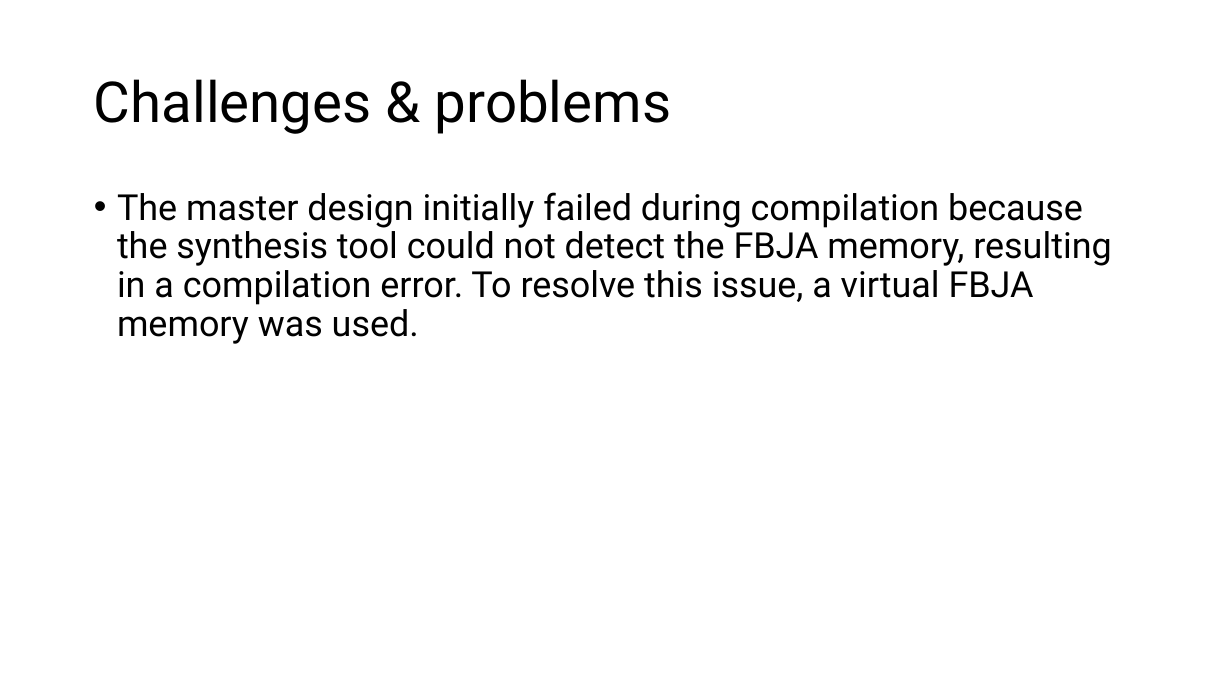
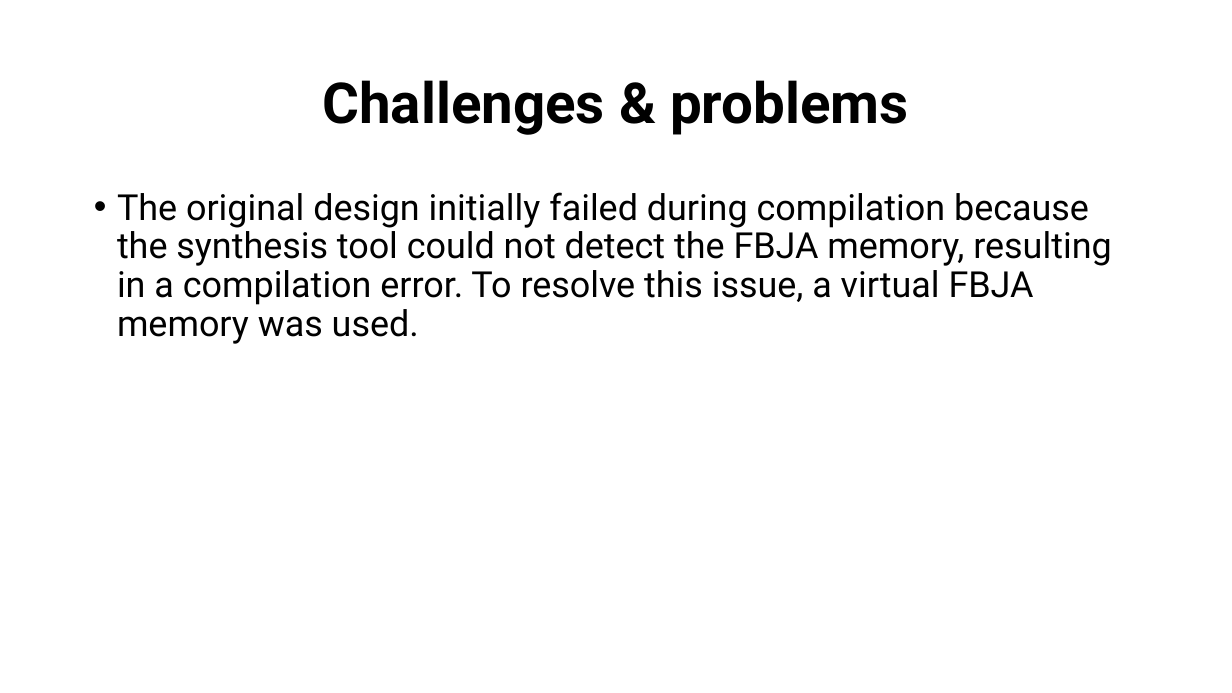
Before and after one commit to muhammad0bi/044169_project_B, a slide deck: slide 18 of Presintaions and Reports/Final presentaion VLSI project 7880.pptx. Drawn at 1232x693 pixels with LibreOffice and Linux fonts; fonts in the diff are those of the drawing. Boxes give left, top, right and bottom in pixels: in the first picture for what was removed or moved away, otherwise in the second. Text is boxed around its words. In the diff, an @@ line names an element or a change of style, - is before the commit and + after.

```diff
--- a/Presintaions and Reports/Final presentaion VLSI project 7880.pptx
+++ b/Presintaions and Reports/Final presentaion VLSI project 7880.pptx
@@ title "Challenges & problems" at (322, 80, 908, 135): bold on; alignment left to centre @@
@@ text at (117, 192, 1111, 344): text changed @@
-• The master design initially failed during compilation because the synthesis tool could not detect the FBJA memory, resulting in a compilation error. To resolve this issue, a virtual FBJA memory was used.
+• The original design initially failed during compilation because the synthesis tool could not detect the FBJA memory, resulting in a compilation error. To resolve this issue, a virtual FBJA memory was used.
```
Also in this commit, not shown: 23 other slides changed.
